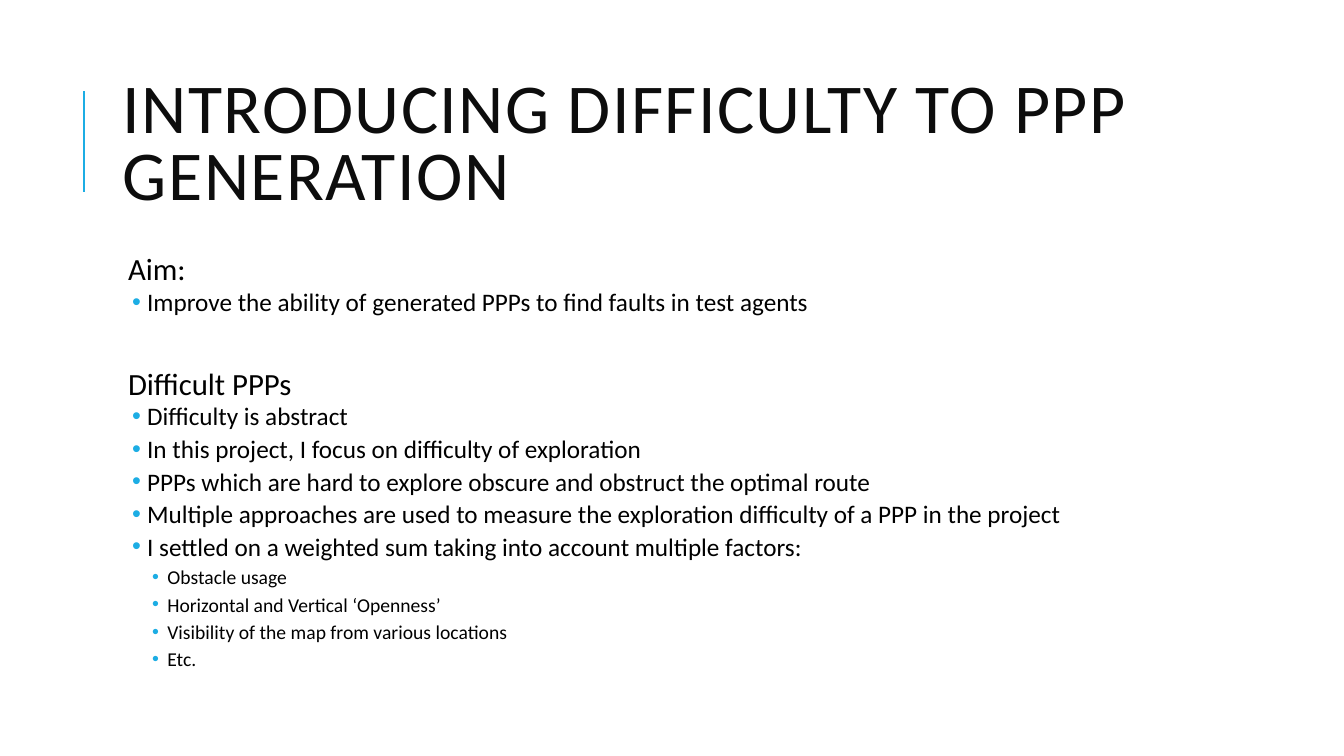
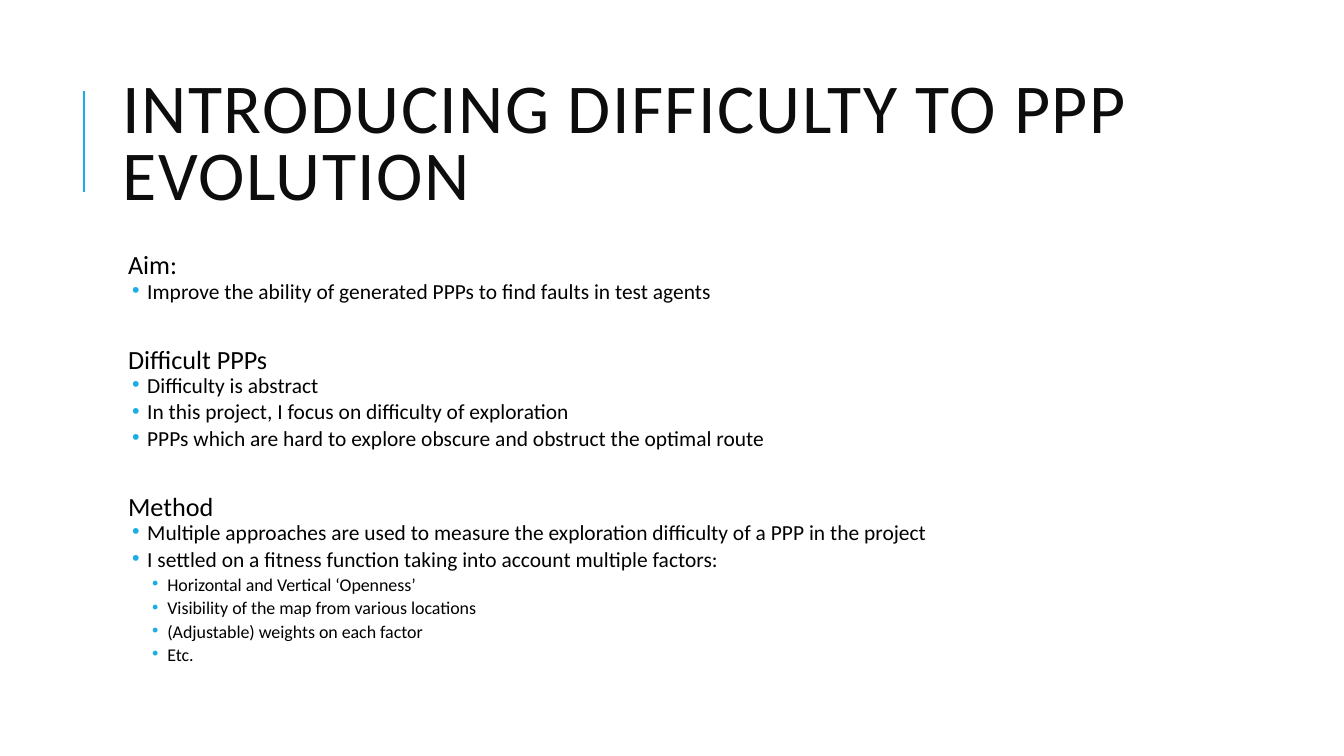
Before and after one commit to ianmalcolm/ppp, a slide deck: slide 6 of PPP/Latex/Evolution of Difficult Path Planning Problems.pptx (slide 7 before the commit). Drawn at 1344x756 pixels with LibreOffice and Linux fonts; fonts in the diff are those of the drawing. Boxes give left, top, right and bottom in pixels: in the first picture for what was removed or moved away, otherwise in the second. Text is boxed around its words. In the diff, an @@ line names an element or a change of style, - is before the commit and + after.

```diff
--- a/PPP/Latex/Evolution of Difficult Path Planning Problems.pptx
+++ b/PPP/Latex/Evolution of Difficult Path Planning Problems.pptx
@@ title at bbox=[123, 87, 1125, 201]: text changed @@
-INTRODUCING DIFFICULTY TO PPP GENERATION
+INTRODUCING DIFFICULTY TO PPP EVOLUTION
@@ text at bbox=[128, 256, 926, 661]: size 22 to 18.7 pt in "Aim:", "Difficult PPPs"; size 18 to 15.3 pt in "Improve the ability of generated PPPs to ...", "Difficulty is abstract", "In this project, I focus on difficulty ...", "PPPs which are hard to explore obscure ..." and 1 more places; size 14 to 12.8 pt in "Horizontal and Vertical ‘Openness’", "Visibility of the map from various locations", "Etc."; line spacing 0.8 to 0.7 @@
@@ text at bbox=[128, 497, 213, 516]: paragraph added @@
+  Method
@@ text at bbox=[147, 552, 718, 571]: text changed; size 18 to 15.3 pt @@
-  • I settled on a weighted sum taking into account multiple factors:
-    • Obstacle usage
+  • I settled on a fitness function taking into account multiple factors:
@@ text at bbox=[167, 625, 423, 641]: paragraph added @@
+    • (Adjustable) weights on each factor
```
Also in this commit, not shown: 4 other slides changed, 2 slides added, 1 slide removed.
